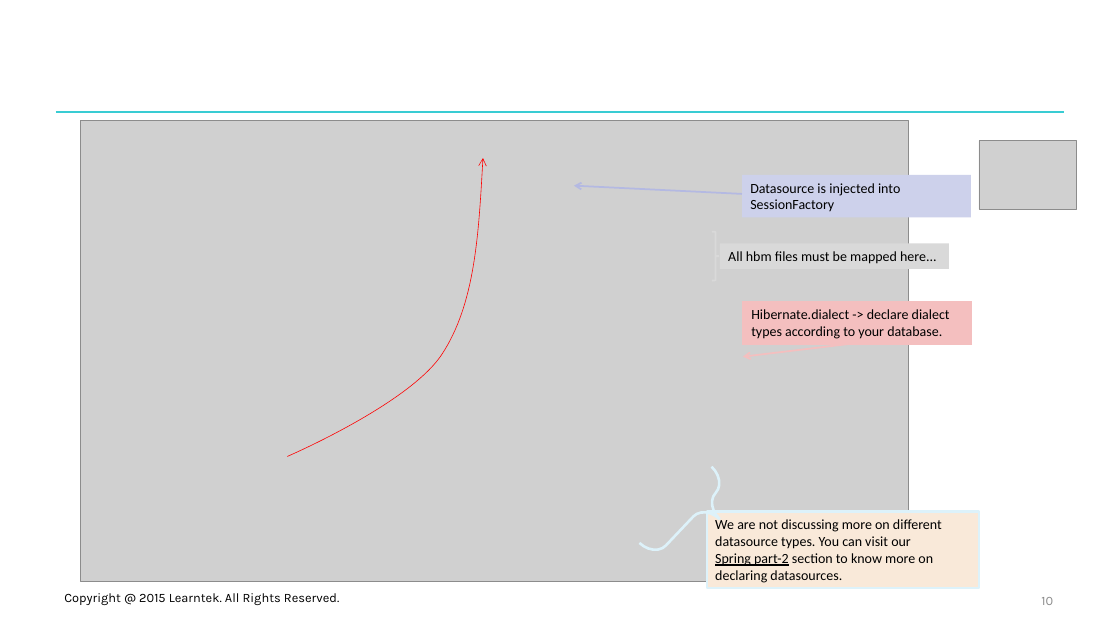
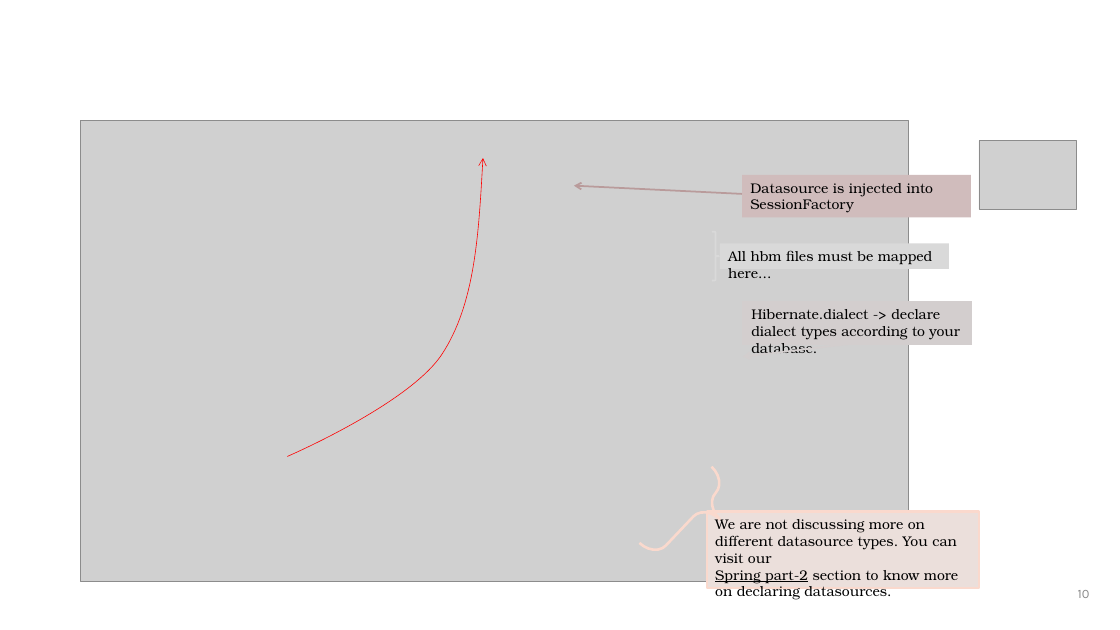
Before and after one commit to santoshkar/Spring, a slide deck: slide 10 of Presentations/Part-5-Spring hibernate.pptx. Drawn at 1120x630 pixels with LibreOffice and Linux fonts; fonts in the diff are those of the drawing; grey boxes stand for pictures; background and template pictures are left out. Boxes give left, top, right and bottom in pixels: in the first picture for what was removed or moved away, otherwise in the second. Text is boxed around its words. In the diff, an @@ line names an element or a change of style, - is before the commit and + after.

Commit message:
Removed learntek

```diff
--- a/Presentations/Part-5-Spring hibernate.pptx
+++ b/Presentations/Part-5-Spring hibernate.pptx
@@ line removed from (56, 112) to (1065, 112) @@
@@ rectangle "Datasource is injected into SessionFactory" at box(742, 175, 971, 217): font Calibri to TeX Gyre Bonum; fill #CDD1EB to #D0BCBC @@
@@ arrow (742, 194) - (574, 186): stroke #B4B9E2 1.5 pt to #B99B9B 1.5 pt @@
@@ rectangle "All hbm files must be ..." at box(720, 244, 949, 269): font Calibri to TeX Gyre Bonum @@
@@ rectangle "Hibernate.dialect -> declare dialect types ..." at box(744, 302, 973, 344): font Calibri to TeX Gyre Bonum; fill #F4BFBF to #D3CECE; outline #F4BFBF 0.75 pt to #D3CECE 0.75 pt @@
@@ arrow (857, 343) - (744, 357): stroke #F4BFBF 1.5 pt to #D3CECE 1.5 pt @@
@@ right brace at box(639, 467, 742, 572): outline #DDF2FA 2.25 pt to #FAD9CD 2.25 pt @@
@@ rectangle "We are not discussing more ..." at box(707, 512, 980, 588): font Calibri to TeX Gyre Bonum; fill #F9E9D9 to #EBDFDB; outline #DDF2FA 2.25 pt to #FAD9CD 2.25 pt @@
@@ text removed at box(64, 593, 339, 605) @@
-Copyright @ 2015 Learntek. All Rights Reserved.
@@ page number: place and size @@
-page number at box(1041, 597, 1053, 605)
+page number at box(1078, 590, 1090, 598)
@@ ellipse added at box(1050, 575, 1087, 612), outline #FFFFFF 1 pt @@
```
Also in this commit, not shown: 19 other slides changed, 7 other files.
